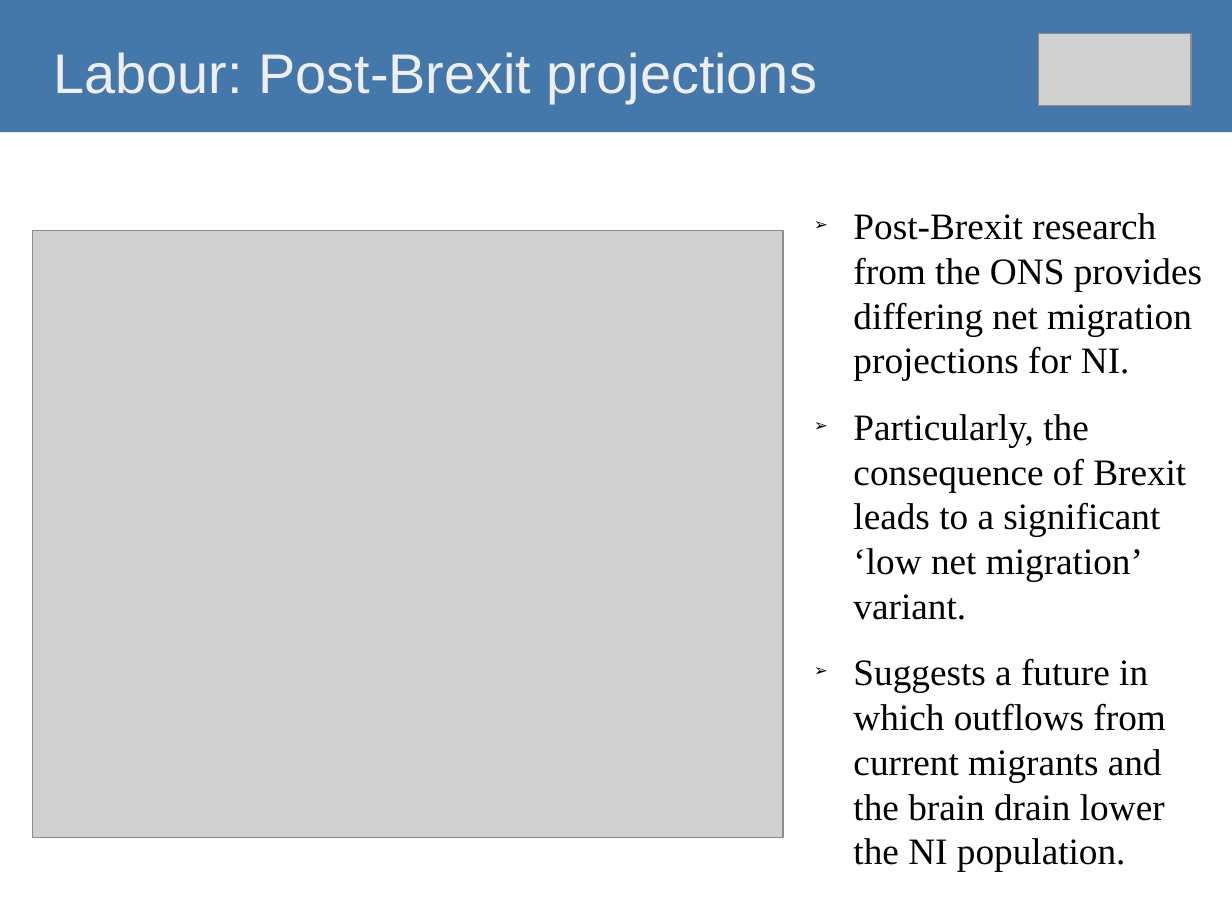
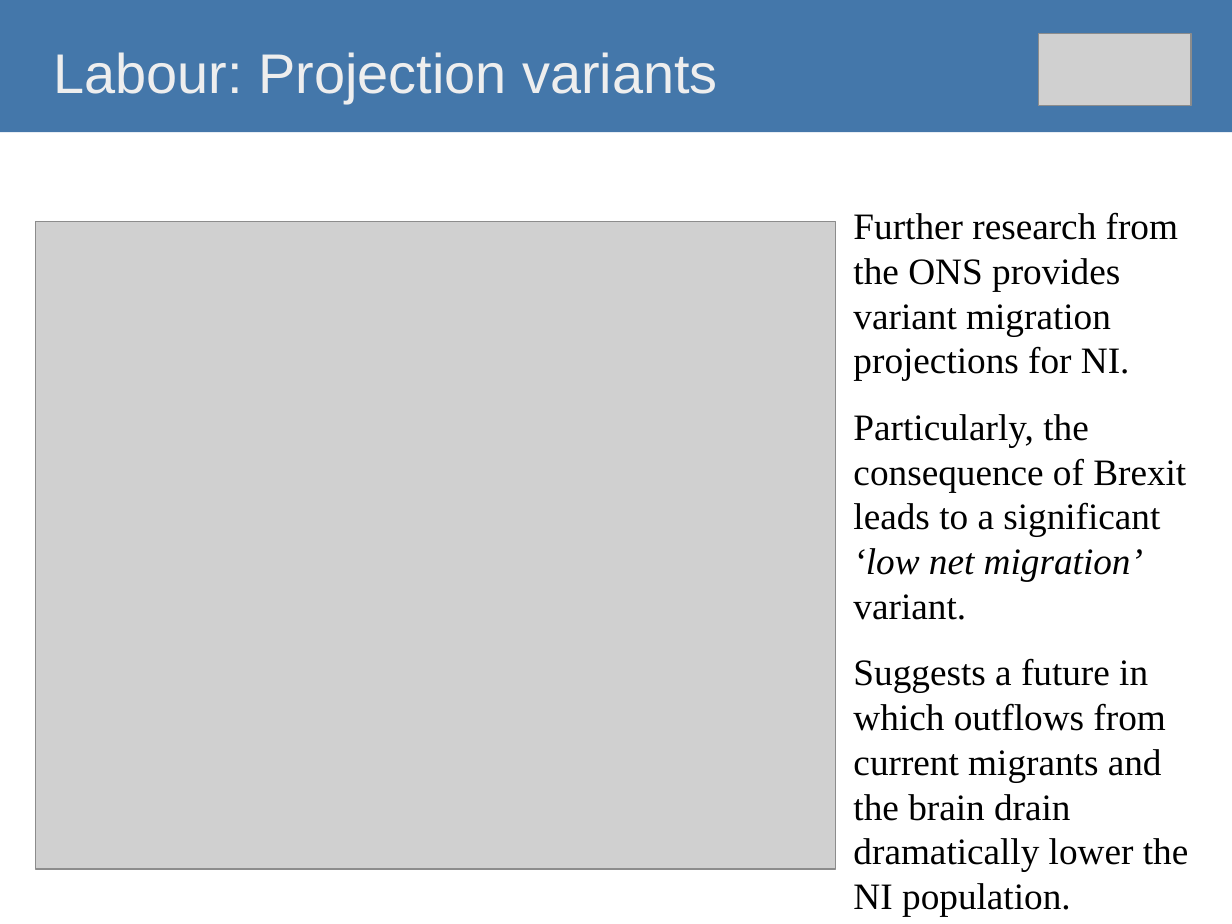
Before and after one commit to O1sims/MigrationNI, a slide deck: slide 11 of presentation/impact-of-brexit-on-ni-economy.odp. Drawn at 1232x924 pixels with LibreOffice and Linux fonts; fonts in the diff are those of the drawing; grey boxes stand for pictures. Boxes give left, top, right and bottom in pixels: in the first picture for what was removed or moved away, otherwise in the second. Text is boxed around its words. In the diff, an @@ line names an element or a change of style, - is before the commit and + after.

```diff
--- a/presentation/impact-of-brexit-on-ni-economy.odp
+++ b/presentation/impact-of-brexit-on-ni-economy.odp
@@ title at (53,52,718,103): text changed @@
-Labour: Post-Brexit projections
+Labour: Projection variants
@@ picture: place and size @@
-picture at (32,230,784,837)
+picture at (35,221,836,870)
@@ text at (853,212,1178,381): text changed @@
-➢ Post-Brexit research from the ONS provides differing net migration projections for NI.
+➢ Further research from the ONS provides variant migration projections for NI.
@@ text at (853,414,1186,620): italic on in "‘low net migration’" @@
@@ text at (853,658,1188,872): text changed @@
-➢ Suggests a future in which outflows from current migrants and the brain drain lower the NI population.
+➢ Suggests a future in which outflows from current migrants and the brain drain dramatically lower the NI population.
```
Also in this commit, not shown: 11 other slides changed, 1 slide added.
